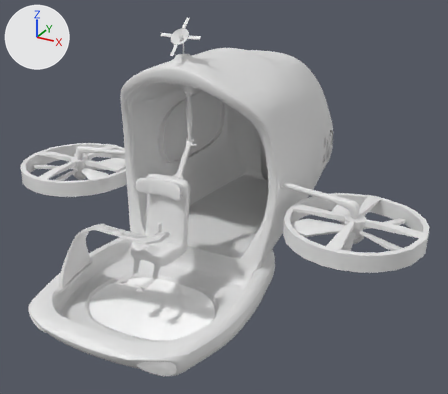
A saved change to the Blender file Assets/blend files/diver.blend.
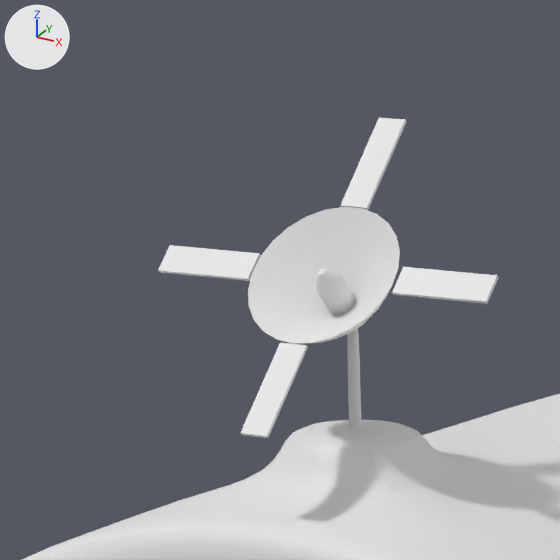
The first picture shows the older version from a camera (50 mm lens) standing at (5.19, -8.36, 5.89) and looking at (0.35, 0.44, 1.49). The close-ups show both versions on the part from 31% to 46% of the width and 1% to 18% of the height of that picture; other places that the commit changed are outside them. The axes (+X, +Y, +Z) are drawn at upper left. The lights are the same throughout.
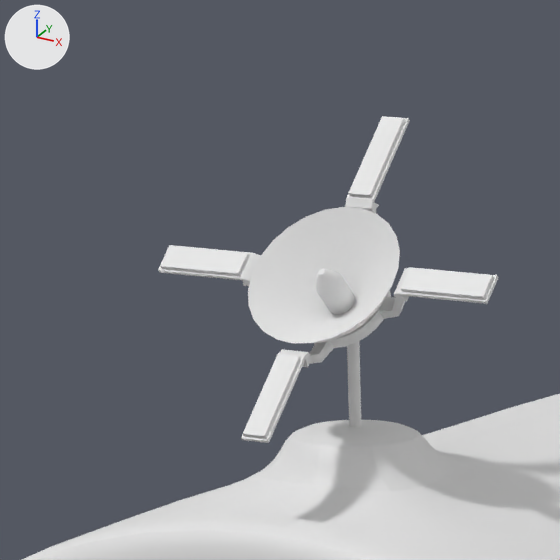
Where the newer file only moved an object's origin or applied its transform, the numbers keep the older frame.

Boxes (x1, y1, x2, y2) around the edits, measured in the close-ups (560 x 560 px):
'Plane.001', reshaped, moved, rescaled, modifiers changed (61% narrower, 70% shorter)
    before: (240, 117, 407, 438)
    after: (345, 116, 410, 211)
'Plane.004', reshaped, rescaled, modifiers changed (69% narrower, 37% shorter)
    before: (158, 245, 499, 304)
    after: (394, 267, 499, 304)
'Plane.007', added
    after: (241, 349, 310, 443)
'Plane.006', added
    after: (158, 245, 261, 286)
'Cone.001', added
    after: (247, 209, 405, 364)
part 1 of me_plane_005, added
    after: (394, 267, 499, 304)
part 2 of me_plane_005, deleted
    before: (158, 117, 499, 438)

The change, as a diff of the scene's bpy script:
```diff
--- a/Assets/blend files/diver.blend.py
+++ b/Assets/blend files/diver.blend.py
@@ me_plane_005 @@
 # used by ob_plane_001; location = (0.0, -0.131, 4.524); rotation_euler = (-2.356, 0.0, 0.0), in degrees (-135, 0, 0); scale = (0.0282, 0.098, 0.127)
-me_plane_005.from_pydata(...)  # 4 vertices, 1 face; spans x -1.0..1.0, y -1.0..1.0, z 0.0
+me_plane_005.from_pydata(...)  # 26 vertices, 23 faces; spans x -0.03..0.03, y -0.1..0.1, z -0.01..0.02
+# me_plane_005 part 1: 26 vertices added at x -0.03..0.03, y -0.1..0.1, z -0.01..0.02
+# me_plane_005 part 2: 4 vertices removed from x -1.0..1.0, y -1.0..1.0, z 0.0
@@ me_plane_008 @@
+me_plane_008.from_pydata(...)  # 26 vertices, 23 faces; spans x -0.028..0.028, y -0.098..0.098, z -0.007..0.023
@@ me_plane_010 @@
+me_plane_010.from_pydata(...)  # 26 vertices, 23 faces; spans x -0.028..0.028, y 0.412..0.608, z -0.007..0.023
@@ me_plane_009 @@
+me_plane_009.from_pydata(...)  # 26 vertices, 23 faces; spans x -0.028..0.028, y 0.406..0.602, z -0.007..0.023
@@ me_cone_002 @@
+me_cone_002.from_pydata(...)  # 160 vertices, 160 faces; spans x -0.84..0.84, y -0.85..0.85, z -0.57..-0.14
+me_cone_002.polygons.foreach_set('use_smooth', [True] * 160)
@@ ob_plane_001 @@
-ob_plane_001 = bpy.data.objects.new('Plane.001', me_plane_005)
-ob_plane_001.location = (0.0, -0.131, 4.524)
+ob_plane_001 = bpy.data.objects.new('Plane.001', me_plane_008)
+ob_plane_001.location = (0.0, -0.12, 4.524)
 ob_plane_001.rotation_euler = (-2.356, 0.0, 0.0)  # degrees (-135, 0, 0)
-ob_plane_001.scale = (0.0282, 0.098, 0.127)
-_m = ob_plane_001.modifiers.new('Solidify', 'SOLIDIFY')
-_m.thickness = -0.05
-_m = ob_plane_001.modifiers.new('Mirror', 'MIRROR')
-_m.use_axis = (False, True, False)
-_m.mirror_object = ob_cone
@@ ob_plane_004 @@
 ob_plane_004.rotation_euler = (-3.142, 0.785, -1.571)  # degrees (-180, 45, -90)
-ob_plane_004.scale = (0.0282, 0.098, 0.127)
-_m = ob_plane_004.modifiers.new('Solidify', 'SOLIDIFY')
-_m.thickness = -0.05
-_m = ob_plane_004.modifiers.new('Mirror', 'MIRROR')
-_m.mirror_object = ob_cone
@@ ob_plane_007 @@
+ob_plane_007 = bpy.data.objects.new('Plane.007', me_plane_010)
+ob_plane_007.location = (0.0, -0.12, 4.524)
+ob_plane_007.rotation_euler = (-2.356, 0.0, 0.0)  # degrees (-135, 0, 0)
@@ ob_plane_006 @@
+ob_plane_006 = bpy.data.objects.new('Plane.006', me_plane_009)
+ob_plane_006.location = (0.252, -0.301, 4.351)
+ob_plane_006.rotation_euler = (0.0, 2.356, 1.571)  # degrees (0, 135, 90)
@@ ob_cone_001 @@
+ob_cone_001 = bpy.data.objects.new('Cone.001', me_cone_002)
+ob_cone_001.location = (0.0, -0.215, 4.259)
+ob_cone_001.rotation_euler = (-2.356, 0.0, 0.0)  # degrees (-135, 0, 0)
+ob_cone_001.scale = (0.202, 0.202, 0.202)
```
